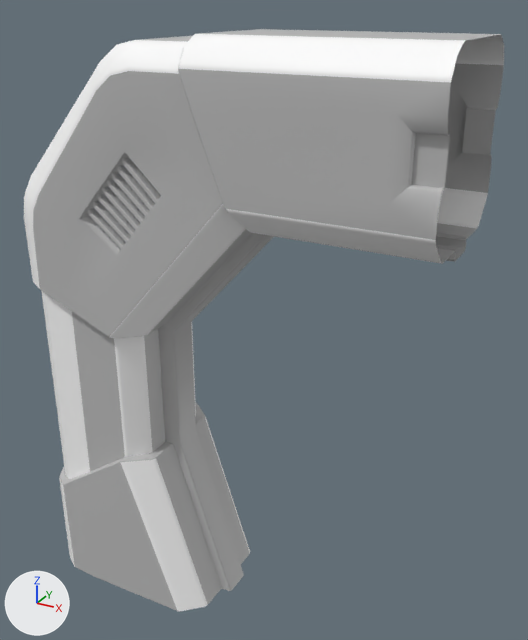
What one commit did to the FBX model Sander De Keukelaere/DoorFrame.fbx.
The view is the same before and after, from a camera (50 mm lens) standing at (4.61, -5.27, 5.26) and looking at (1.87, -0.28, 2.77). The lights are fixed; the arrows at lower left show +X, +Y and +Z. Where no turn or scale is listed for an object, it has been applied to the vertices.
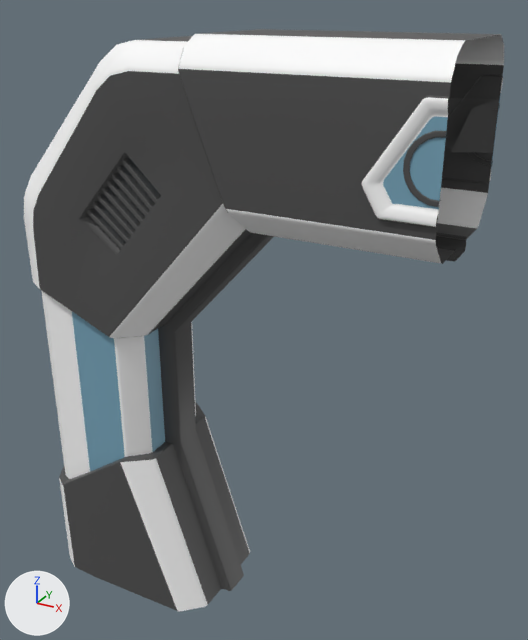
Location of each change, [x1, y1, x2, y2] in pixels of the pictures (528 x 640 px):
```json
{"object": "pCube13", "change": "recoloured, reshaped, moved", "before": [24, 29, 504, 611], "after": [24, 29, 504, 611]}
{"part": 1, "of": "me_mesh", "change": "added", "after": [403, 131, 446, 208]}
{"part": 2, "of": "me_mesh", "change": "built on", "before": [179, 63, 504, 240], "after": [179, 63, 504, 240]}
```

The change, as JSON lines over the scene's bpy script:
```json
{"op": "set", "path": "mat_lambert1.base_color", "old": "(0.5, 0.5, 0.5)", "new": "(0.078, 0.078, 0.078)", "note": "grey #bcbcbc -> dark grey #4f4f4f"}
{"op": "set", "path": "mat_lambert3.base_color", "old": "(0.5, 0.5, 0.5)", "new": "(0.189, 0.38, 0.5)", "note": "grey #bcbcbc -> blue #78a6bc"}
{"block": "me_mesh", "where": "# used by ob_pcube13; location = (1.7, -0.5, 2.516)"}
{"op": "remove", "block": "me_mesh", "code": "me_mesh.from_pydata(...)  # 553 vertices, 450 faces; spans x -1.8..1.8, y -0.65..0.65, z -2.54..2.54"}
{"op": "add", "block": "me_mesh", "code": "me_mesh.from_pydata(...)  # 847 vertices, 679 faces; spans x -1.8..1.8, y -0.68..0.68, z -2.54..2.54"}
{"block": "me_mesh", "change": "me_mesh part 1: a new loose piece of 72 vertices spanning x 1.57..1.8, y -0.66..-0.63, z 1.64..2.08, in mat_lambert1 (dark grey #4f4f4f)"}
{"block": "me_mesh", "change": "me_mesh part 2"}
{"block": "me_mesh", "change": "28 vertices are removed from x 1.5..1.8, y -0.65..0.65, z 1.63..2.15"}
{"block": "me_mesh", "change": "30 faces are deleted"}
{"block": "me_mesh", "change": "178 vertices are added at x 1.3..1.8, y -0.68..0.68, z 1.51..2.27"}
{"block": "me_mesh", "change": "27 new faces join them, mat_lambert1 (dark grey #4f4f4f)"}
{"block": "me_mesh", "change": "2 new faces join them, mat_lambert3 (blue #78a6bc)"}
{"block": "me_mesh", "change": "120 new faces join them, mat_trimtexture (its picture is missing)"}
{"op": "set", "path": "ob_pcube13.location", "old": "(1.7, -0.5, 2.516)", "new": "(1.702, -0.501, 2.516)"}
```
